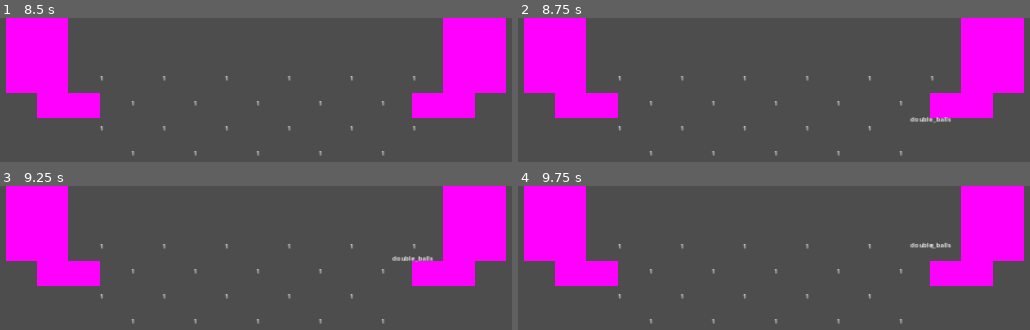
Above: before the commit, frames 1-4 (two rows, left to right).
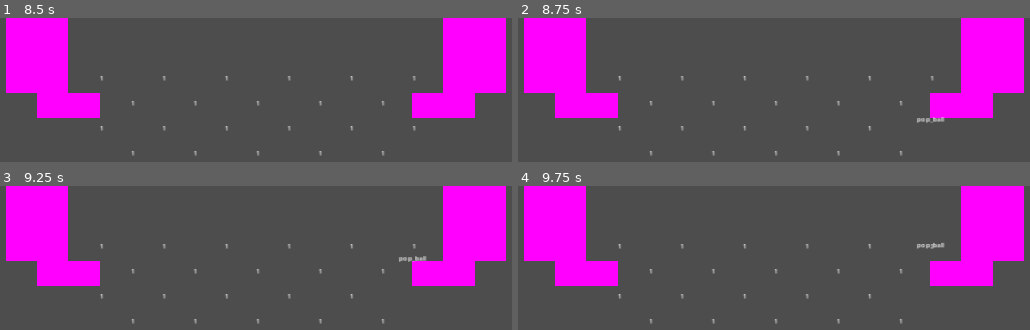
Above: after the commit, the same moments.

Repository: O-39889/brickout
Game: Godot game, scene res://scenes/level.tscn
The game is run twice, just before and just after one commit, with the same random seed, the same clock (stepped at 60 frames per second) and the same inputs.
Inputs (mouse positions are in pixels of both pictures, inside the frame that each line leads up to):
- Up to frame 1 (8.5 s): tap Enter at 0.5 s; move the mouse to (outside the picture) at 0.52 s; click (outside the picture) at 0.67 s; tap R (debug_restart) every 0.75 s from 1.25 to 4.25 s; move the mouse to (outside the picture) at 1.27 s; click (outside the picture) at 1.42 s; move the mouse to (outside the picture) at 2.02 s; click (outside the picture) at 2.17 s; move the mouse to (outside the picture) at 2.77 s; click (outside the picture) at 2.92 s; move the mouse to (outside the picture) at 3.52 s; click (outside the picture) at 3.67 s; move the mouse to (outside the picture) at 4.27 s; click (outside the picture) at 4.42 s; move the mouse to (outside the picture) at 5.02 s; click (outside the picture) at 5.17 s; move the mouse to (outside the picture) at 5.77 s; click (outside the picture) at 5.92 s; move the mouse to (outside the picture) at 6.52 s; click (outside the picture) at 6.67 s; move the mouse to (outside the picture) at 7.27 s; click (outside the picture) at 7.42 s; move the mouse to (outside the picture) at 8.02 s; click (outside the picture) at 8.17 s
- Up to frame 2 (8.75 s): no input
- Up to frame 3 (9.25 s): move the mouse to (outside the picture) at 8.77 s; click (outside the picture) at 8.92 s
- Up to frame 4 (9.75 s): move the mouse to (outside the picture) at 9.52 s; click (outside the picture) at 9.67 s

Frame 1 is identical in both runs. In frame 2, 0.2% of the frame differs, in the area x 76-85%, y 68-73%; in frame 3, 0.2%, in the area x 76-85%, y 48-53%; in frame 4, 0.2%.

Commit message:
Add pop all balls? (probably)

Diff:
--- a/scripts/Level.gd
+++ b/scripts/Level.gd
@@ -100,12 +100,14 @@
 				powerup.position = brick.position;
 				powerup.collected.connect(_on_powerup_collected);
 				add_child(powerup);
-				powerup.powerup.id = [
+				var pool := [
 				'add_ball',
 				'triple_ball',
 				'double_balls',
 				'pop_ball',
-				][randi_range(0, 3)];
+				'pop_all_balls',
+				];
+				powerup.powerup.id = pool[randi_range(0, pool.size() - 1)];
 				powerup.find_child('DebugLbl').text = powerup.powerup.id;
 		else:
 			pass
@@ -164,7 +166,21 @@
 				balls_arr.append(get_tree().get_first_node_in_group('balls'));
 			balls_arr.sort_custom(y_sort_balls_asc);
 			murder_ball(balls_arr[0]);
-
+		'pop_all_balls':
+			var balls_arr : Array = get_tree().get_nodes_in_group('balls');
+			if balls_arr.size() == 1:
+				return;
+			var safe_ball : Ball = null;
+			for b in balls_arr:
+				if b.stuck:
+					safe_ball = b;
+					break;
+			if safe_ball == null:
+				balls_arr.sort_custom(y_sort_balls_asc);
+				safe_ball = balls_arr[0];
+			balls_arr.erase(safe_ball);
+			for b in balls_arr:
+				murder_ball(b);
 
 
 func _input(event):
